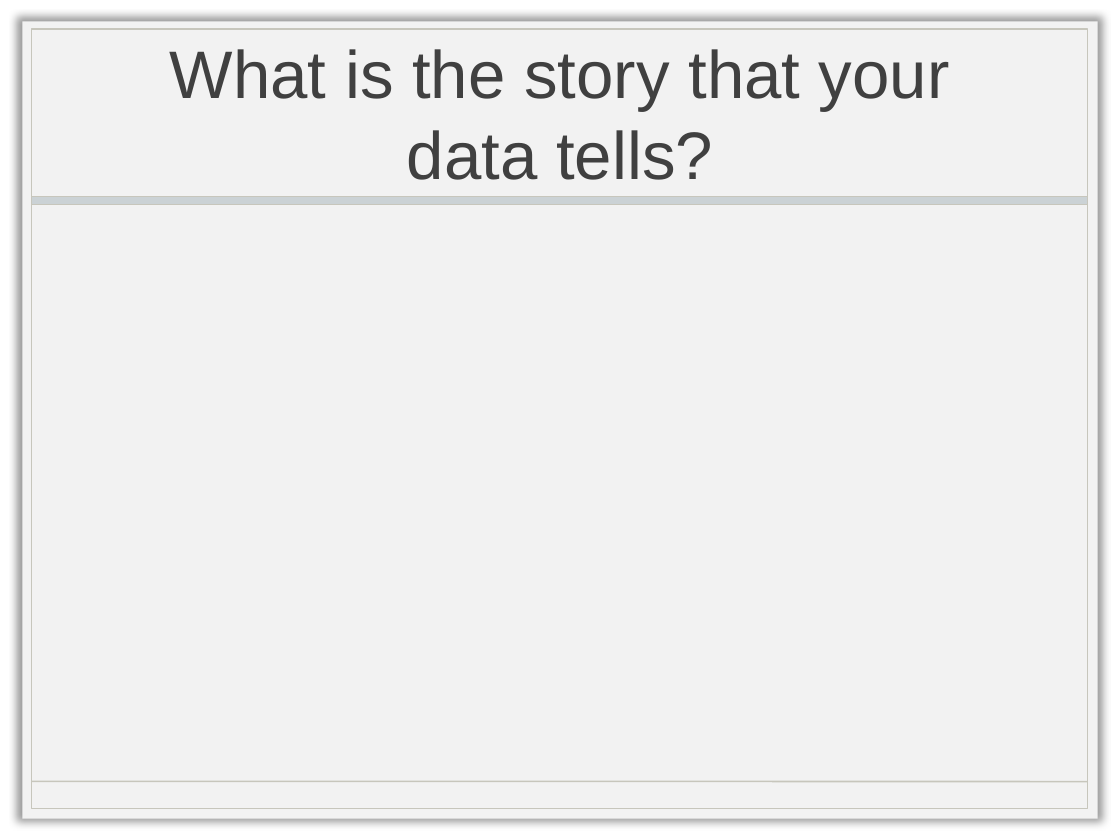
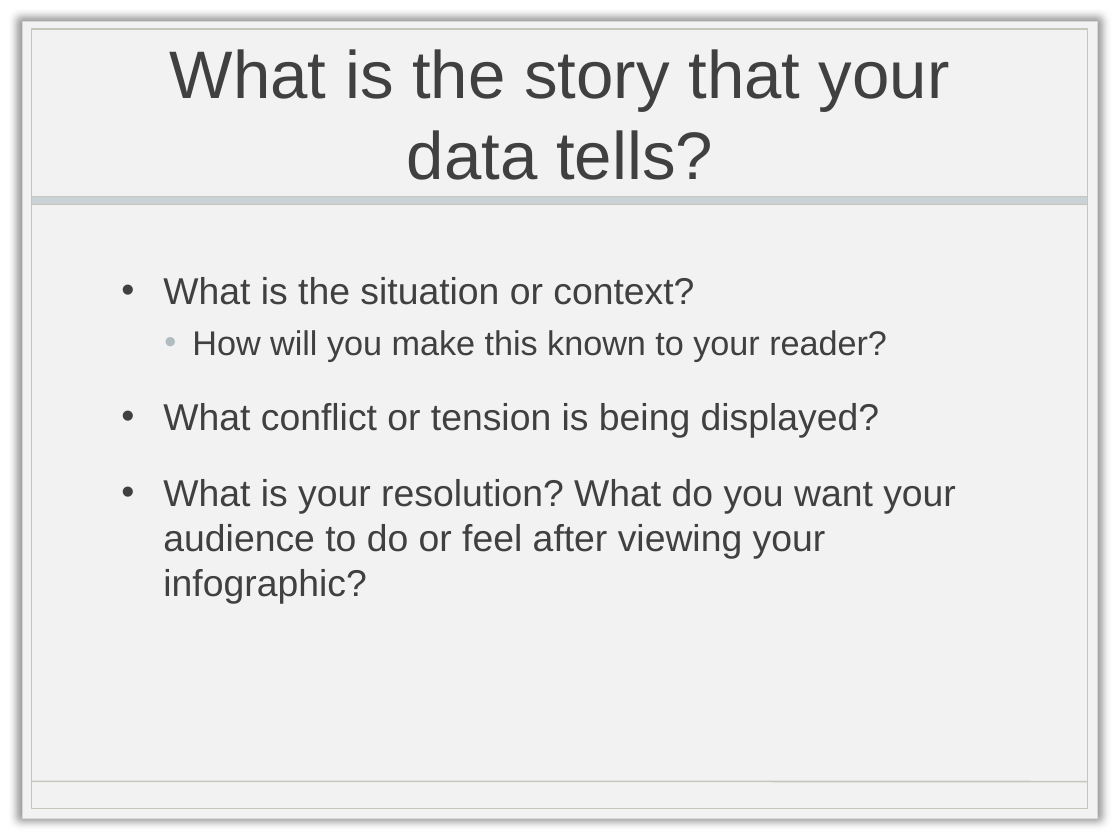
Before and after one commit to doctorlam/tecm4180, a slide deck: slide 10 of readings/storytelling.pptx. Drawn at 1120x840 pixels with LibreOffice and Linux fonts; fonts in the diff are those of the drawing; background and template pictures are left out. Boxes give left, top, right and bottom in pixels: in the first picture for what was removed or moved away, otherwise in the second. Text is boxed around its words. In the diff, an @@ line names an element or a change of style, - is before the commit and + after.

Commit message:
updated storytelling ppt and resources page to add ppt file

```diff
--- a/readings/storytelling.pptx
+++ b/readings/storytelling.pptx
@@ text added at (163, 277, 956, 603), 24 pt, text #404040 @@
+• What is the situation or context?
+  • How will you make this known to your reader?
+• What conflict or tension is being displayed?
+• What is your resolution? What do you want your audience to do or feel after viewing your infographic?
```
Also in this commit, not shown: 3 other slides changed, 2 slides added, 2 slides removed, 6 other files.
